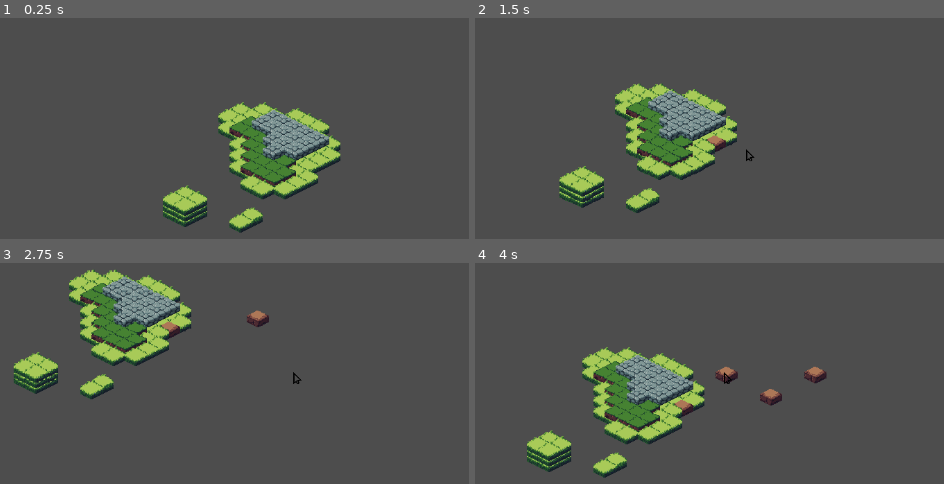
Above: before the commit, frames 1-4 (two rows, left to right).
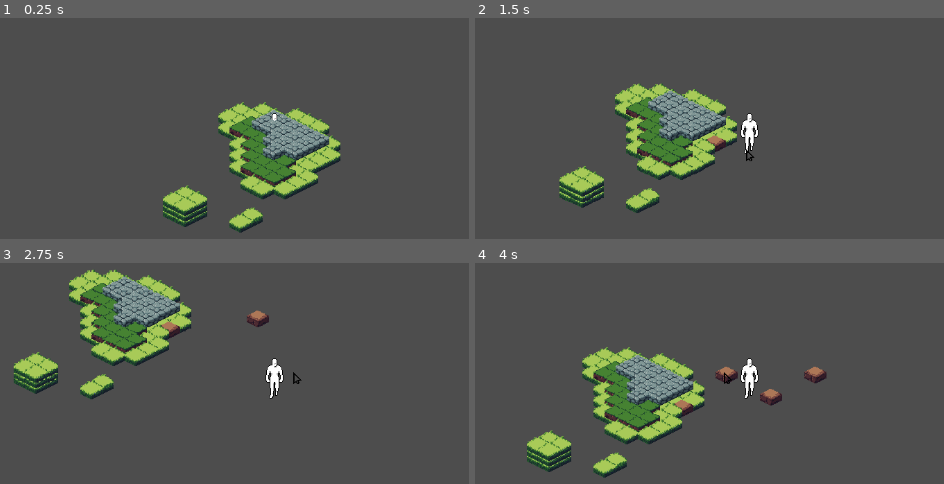
Above: after the commit, the same moments.

Repository: CheapSellsword/the-last-harvest-project
Game: Godot game, scene res://scenes/game/game.tscn
The game is run twice, just before and just after one commit, with the same random seed, the same clock (stepped at 60 frames per second) and the same inputs.
Inputs:
- Up to frame 1 (0.25 s): no input
- Up to frame 2 (1.5 s): tap Enter (ui_accept) at 0.5, 0.77 s; hold Right (ui_right) 0.53-1.28 s; hold Down (ui_down) from 1.28 s (still down)
- Up to frame 3 (2.75 s): tap Enter (ui_accept) at 1.52 s; release Down (ui_down) at 2.03 s; hold Right (ui_right) from 2.03 s (still down)
- Up to frame 4 (4 s): release Right (ui_right) at 2.78 s; hold Up (ui_up) 2.78-3.53 s; tap Enter (ui_accept) at 3.02, 3.77 s; hold Left (ui_left) from 3.53 s (still down)

The runs differ from the first frame. In frame 1, less than 0.1% of the frame differs, in the area x 57-60%, y 42-47%; in frame 2, 0.4%; in frame 3, 0.4%, in the area x 56-61%, y 42-62%; in frame 4, 0.4%.

Commit message:
add walk down animation

Diff:
--- a/project.godot
+++ b/project.godot
@@ -19,3 +19,7 @@
 
 ItemDatabase="*res://scripts/singletons/item_database.gd"
 SimulationManager="*res://scripts/singletons/simulation_manager.gd"
+
+[rendering]
+
+textures/canvas_textures/default_texture_filter=0
--- a/scenes/player/player_view.tscn
+++ b/scenes/player/player_view.tscn
@@ -1,15 +1,60 @@
-[gd_scene load_steps=4 format=3 uid="uid://ckbiyamoes2qq"]
+[gd_scene load_steps=9 format=3 uid="uid://ckbiyamoes2qq"]
 
 [ext_resource type="Script" uid="uid://dqrf88irsln7x" path="res://scripts/view/player_view.gd" id="1_s6xuj"]
+[ext_resource type="Texture2D" uid="uid://c7c47foudx1qe" path="res://assets/art/player/isometric_character_asset_pack/isometric_character_walk.png" id="2_efypc"]
 [ext_resource type="Texture2D" uid="uid://de11j1xyu3vf0" path="res://assets/art/ui/cursor.png" id="3_efypc"]
 
 [sub_resource type="RectangleShape2D" id="RectangleShape2D_2bfvj"]
 size = Vector2(128, 128)
 
+[sub_resource type="Animation" id="Animation_pvka3"]
+resource_name = "walk_down"
+length = 1.2
+loop_mode = 1
+step = 0.1
+tracks/0/type = "value"
+tracks/0/imported = false
+tracks/0/enabled = true
+tracks/0/path = NodePath("Sprite2D:frame")
+tracks/0/interp = 1
+tracks/0/loop_wrap = true
+tracks/0/keys = {
+"times": PackedFloat32Array(0, 0.1, 0.2, 0.3, 0.4, 0.5, 0.6, 0.7, 0.8, 0.90000004, 1, 1.1),
+"transitions": PackedFloat32Array(1, 1, 1, 1, 1, 1, 1, 1, 1, 1, 1, 1),
+"update": 1,
+"values": [0, 1, 2, 3, 4, 5, 6, 7, 8, 9, 10, 11]
+}
+
+[sub_resource type="Animation" id="Animation_sdk01"]
+length = 0.001
+tracks/0/type = "value"
+tracks/0/imported = false
+tracks/0/enabled = true
+tracks/0/path = NodePath("Sprite2D:frame")
+tracks/0/interp = 1
+tracks/0/loop_wrap = true
+tracks/0/keys = {
+"times": PackedFloat32Array(0),
+"transitions": PackedFloat32Array(1),
+"update": 1,
+"values": [0]
+}
+
+[sub_resource type="AnimationLibrary" id="AnimationLibrary_w53eo"]
+_data = {
+&"RESET": SubResource("Animation_sdk01"),
+&"walk_down": SubResource("Animation_pvka3")
+}
+
+[sub_resource type="AnimationNodeStateMachine" id="AnimationNodeStateMachine_2bfvj"]
+
 [node name="PlayerView" type="CharacterBody2D"]
 script = ExtResource("1_s6xuj")
 
 [node name="Sprite2D" type="Sprite2D" parent="."]
+texture = ExtResource("2_efypc")
+hframes = 12
+vframes = 8
 
 [node name="CollisionShape2D" type="CollisionShape2D" parent="."]
 shape = SubResource("RectangleShape2D_2bfvj")
@@ -20,3 +65,12 @@
 position = Vector2(-149, 149)
 scale = Vector2(0.06875, 0.06875)
 texture = ExtResource("3_efypc")
+
+[node name="AnimationPlayer" type="AnimationPlayer" parent="."]
+libraries = {
+&"": SubResource("AnimationLibrary_w53eo")
+}
+
+[node name="AnimationTree" type="AnimationTree" parent="."]
+tree_root = SubResource("AnimationNodeStateMachine_2bfvj")
+anim_player = NodePath("../AnimationPlayer")
